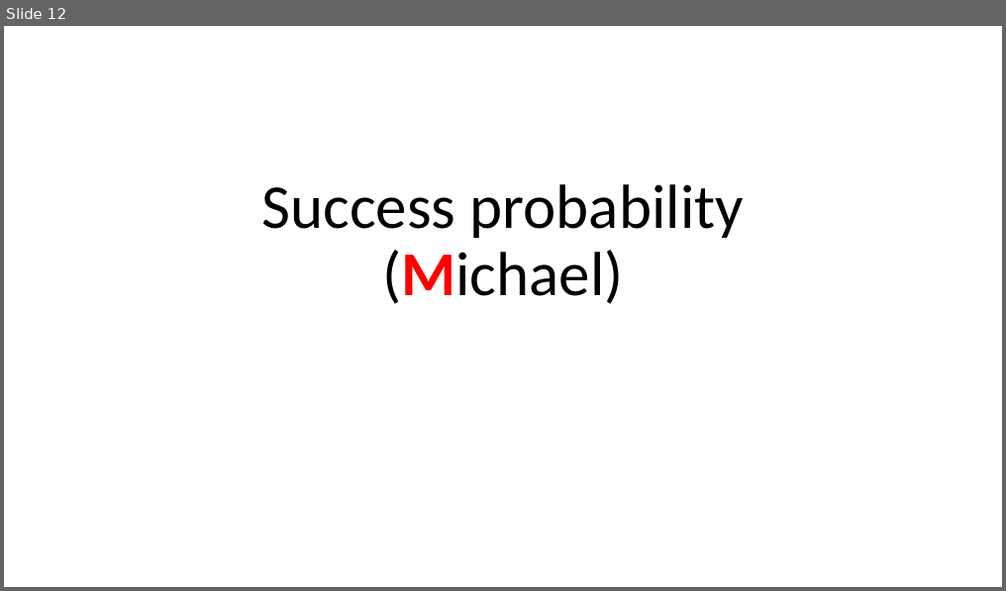
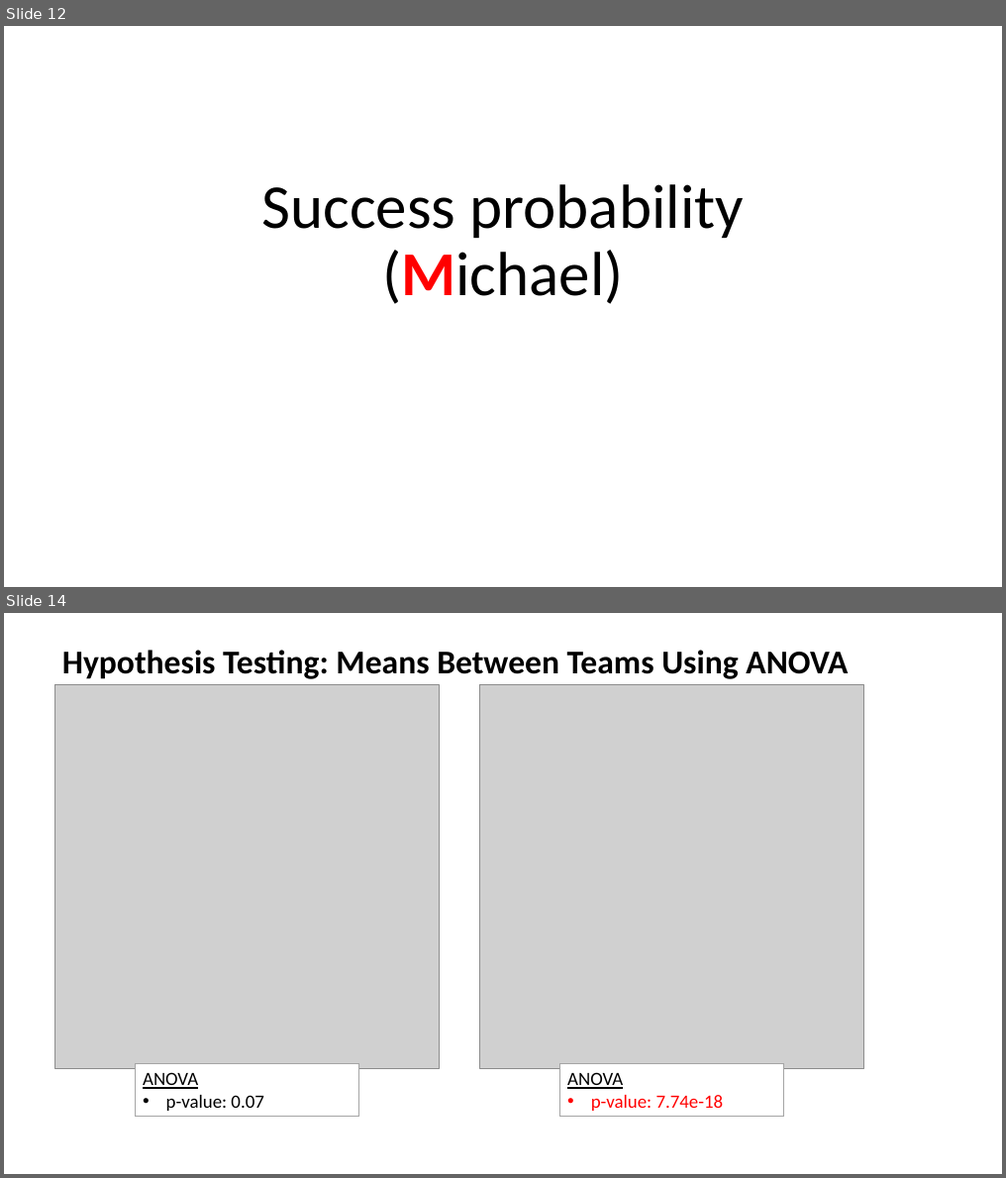
Before and after one commit to rmesina/T2_Codes-R-Us, a slide deck: midterm_project/Determining which variables contribute to likely hood of.pptx. Shown one above the other, each under a label of ours: slide 12 before the commit, slides 12 and 14 after it; the slides between them are not shown. The pictures are 1006x591 and 1006x1178 pixels, drawn with LibreOffice and Linux fonts; fonts in the diff are those of the drawing; grey boxes stand for pictures. Boxes give left, top, right and bottom in pixels: in the first picture for what was removed or moved away, otherwise in the second. Text is boxed around its words. In the diff, an @@ line names an element or a change of style, - is before the commit and + after.

```diff
--- a/midterm_project/Determining which variables contribute to likely hood of.pptx
+++ b/midterm_project/Determining which variables contribute to likely hood of.pptx
@@ slide 14 added at [4,613,1002,1174], background #FFFFFF @@
@@ text added at [62,650,847,679], 32 pt, text #000000, bold @@
+Hypothesis Testing: Means Between Teams Using ANOVA
@@ picture added at [54,685,439,1069] @@
@@ picture added at [480,685,864,1069] @@
@@ rectangle added at [135,1063,358,1117], fill #FFFFFF, outline #A5A5A5 1 pt, 18 pt, text #000000 @@
+ANOVA
+• p-value: 0.07
@@ rectangle added at [560,1063,783,1117], fill #FFFFFF, outline #A5A5A5 1 pt, 18 pt, text #FF0000 @@
+ANOVA
+• p-value: 7.74e-18
```
Also in this commit, not shown: 3 slides changed, 2 other slides added, 2 slides removed, 12 other files.
